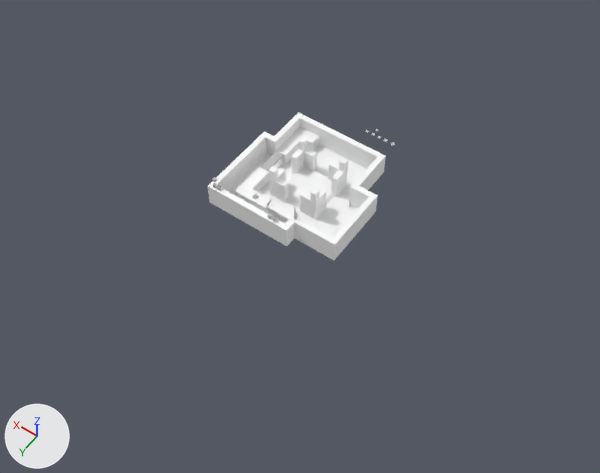
A saved change to the FBX model Content/scenes/q3t5.fbx.
Before and after are seen from a 50 mm lens placed at (-1.017, 1.475, 2.06), pointed at (-0.06, 0.136, -0.044). Lighting does not change. The marker at lower left points along +X, +Y and +Z. Where no turn or scale is listed for an object, it has been applied to the vertices.

The older version as bpy lines, for what is in view:
```python
ob_thefailure_pcube1 = bpy.data.objects.new('theFailure:pCube1', me_mesh_001)
ob_thefailure_pcube1.location = (-0.07, 0.07, 0.04)
ob_thefailure_pcube1.rotation_euler = (1.571, 0.0, 0.0)  # degrees (90, 0, 0)
ob_thefailure_pcube1.scale = (0.01, 0.01, 0.01)
ob_thefailure_pcube2 = bpy.data.objects.new('theFailure:pCube2', me_mesh_002)
ob_thefailure_pcube2.location = (0.09, 0.07, 0.04)
ob_thefailure_pcube3 = bpy.data.objects.new('theFailure:pCube3', me_mesh_003)
ob_thefailure_pcube3.location = (-0.07, -0.09, 0.04)
ob_thefailure_pcube4 = bpy.data.objects.new('theFailure:pCube4', me_mesh_004)
ob_thefailure_pcube4.location = (0.09, -0.09, 0.04)
ob_thefailure_pcube6 = bpy.data.objects.new('theFailure:pCube6', me_mesh_005)
ob_thefailure_pcube6.location = (0.005, 0.14, 0.04)
ob_thefailure_pcube8 = bpy.data.objects.new('theFailure:pCube8', me_mesh_007)
ob_thefailure_pcube8.location = (0.01, -0.01, 0.005)
ob_thefailure_pplane1 = bpy.data.objects.new('theFailure:pPlane1', me_mesh)
ob_thefailure_pplane1.location = (0.0, 0.0, 0.0)
```
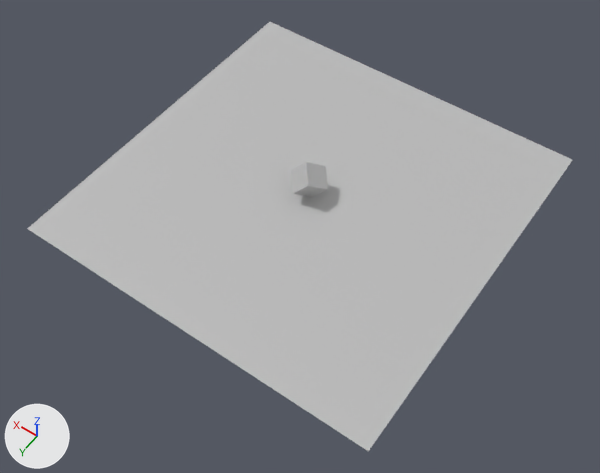
Location of each change, (x1, y1, x2, y2) in pixels of the pictures (600 x 473 px):
'theFailure:pPlane2', added
    after: (27, 22, 572, 451)
'theFailure:pPlane1', deleted
    before: (208, 112, 386, 260)
'theFailure:pCube1', reshaped, moved, turned
    before: (300, 188, 327, 219)
    after: (291, 162, 328, 197)
'theFailure:pCube8', deleted
    before: (286, 166, 335, 209)
'theFailure:pCube4', deleted
    before: (291, 137, 317, 173)
'theFailure:pCube2', deleted
    before: (269, 166, 288, 203)
'theFailure:pCube3', deleted
    before: (328, 158, 348, 196)
'theFailure:pCube6', deleted
    before: (266, 200, 299, 220)

The edits, one by one:
me_mesh_001 is used by ob_thefailure_pcube1; location (-0.07, 0.07, 0.04); rotation (1.571, 0.0, 0.0), in degrees (90, 0, 0); scale (0.01, 0.01, 0.01).
me_mesh_001 had 20 vertices, 36 faces and spanned x -1.0..5.0, y -4.0..8.0, z -1.0..5.0.
me_mesh_001 no longer uses material mat_floorheavy (white #ffffff).
me_mesh_001 now has 8 vertices, 6 faces and spans x -4.0..4.0, y -4.0..4.0, z -4.0..4.0.
me_mesh_001 part 1: the whole mesh is rebuilt.
me_mesh_001 now uses material mat_phong1 (grey #bcbcbc).
Mesh me_mesh_1 is new.
It has 289 vertices, 256 faces and spans x -0.64..0.64, y -0.64..0.64, z 0.0.
It uses material mat_phong1 (grey #bcbcbc).
Object 'theFailure:pCube1' (ob_thefailure_pcube1) moves from (-0.07, 0.07, 0.04) to (0.0, 0.0, 0.065).
Object 'theFailure:pCube1' (ob_thefailure_pcube1) turns from (90, 0, 0) to (145, 48, 13) degrees about x, y and z.
Object 'theFailure:pPlane1' (ob_thefailure_pplane1) is deleted.
Object 'theFailure:pCube3' (ob_thefailure_pcube3) is deleted.
Object 'theFailure:pCube4' (ob_thefailure_pcube4) is deleted.
Object 'theFailure:pCube8' (ob_thefailure_pcube8) is deleted.
Object 'theFailure:pCube6' (ob_thefailure_pcube6) is deleted.
Object 'theFailure:pCube2' (ob_thefailure_pcube2) is deleted.
Object 'theFailure:pPlane2' (ob_thefailure_pplane2) is new; it shows me_mesh_1.
Its location is (0.0, 0.0, 0.0).
